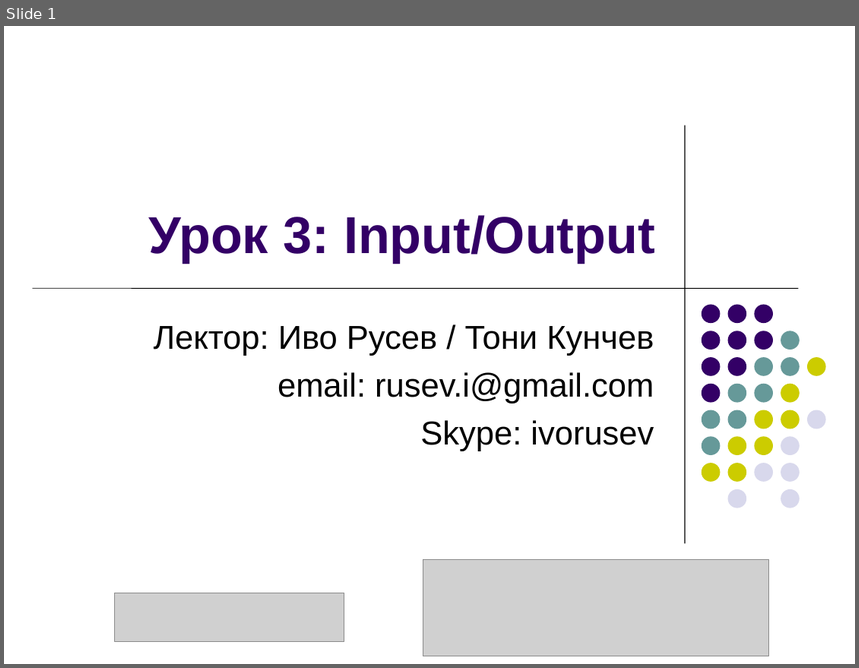
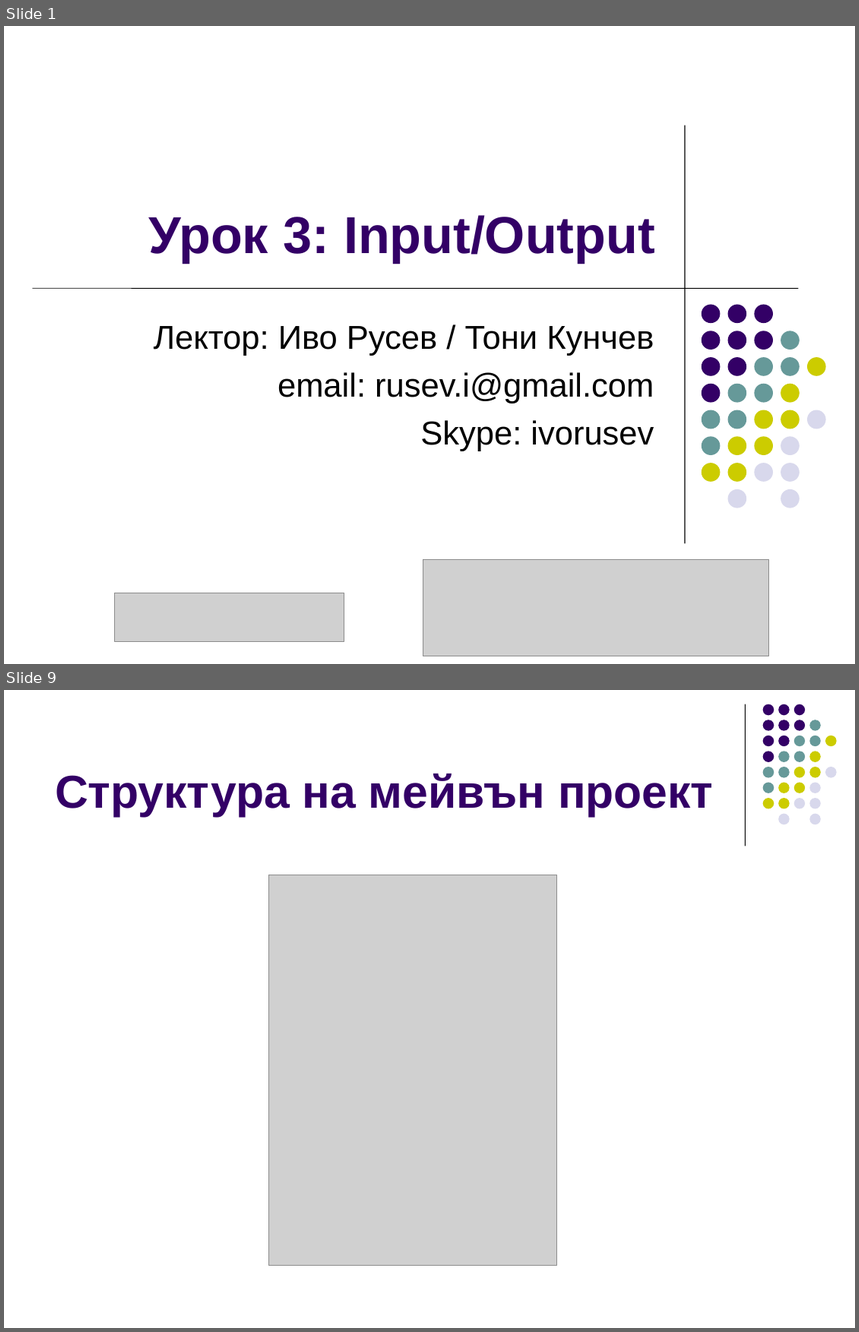
Before and after one commit to ivorusev/startup-factory-java-course, a slide deck: slides/5-Serialization+Maven.ppt. Shown one above the other, each under a label of ours: slide 1 before the commit, slides 1 and 9 after it; the slides between them are not shown. The pictures are 859x668 and 859x1332 pixels, drawn with LibreOffice and Linux fonts; fonts in the diff are those of the drawing; grey boxes stand for pictures. Boxes give left, top, right and bottom in pixels: in the first picture for what was removed or moved away, otherwise in the second. Text is boxed around its words. In the diff, an @@ line names an element or a change of style, - is before the commit and + after.

```diff
--- a/slides/5-Serialization+Maven.ppt
+++ b/slides/5-Serialization+Maven.ppt
@@ slide 9 added at box(4, 690, 855, 1328), background #FFFFFF @@
@@ line added from (746, 704) to (746, 846), #000000 0.74 pt @@
@@ title added at box(55, 774, 713, 817), 39 pt, text #330066, bold @@
+Структура на мейвън проект
@@ group added at box(763, 704, 836, 825): 31 ellipses @@
@@ picture added at box(268, 875, 557, 1266) @@
```
Also in this commit, not shown: 3 slides changed, 5 other slides added, 9 slides removed, 1 other file.
